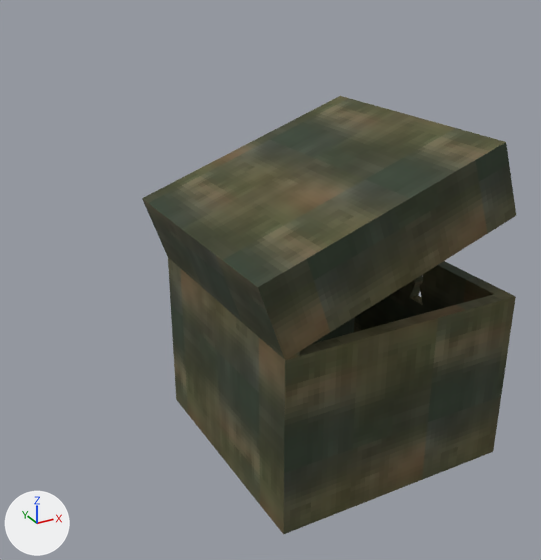
An edit to the glTF model assets/3Dmodels/pandora_box.glb, drawn before and after from the same camera.
Both versions are drawn from a 50 mm lens placed at (-1.91, -2.85, 2.53), pointed at (-0.36, -0.02, 1.12). Lighting does not change. The marker at lower left points along +X, +Y and +Z. Where no turn or scale is listed for an object, it has been applied to the vertices. Vertices at the same position are counted once.

The first picture shows 'pandora_box'.
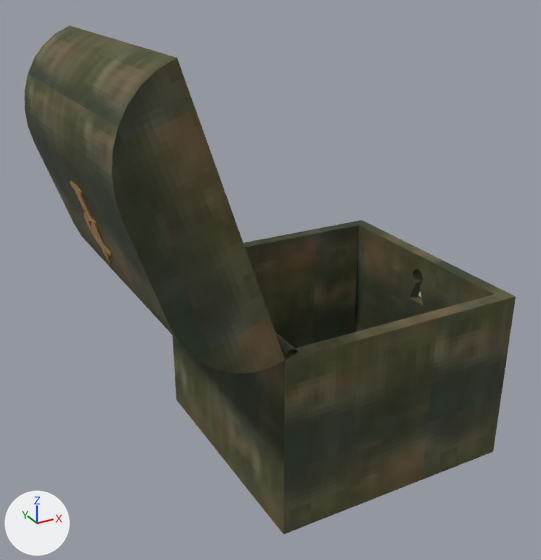
Where the change shows, as pixel boxes (x1, y1, x2, y2) in the pictures (541 x 560 px):
'pandora_box', reshaped (8% narrower, 28% shorter): before (142, 96, 516, 534); after (172, 220, 516, 534)
'pandora_box_top', added: after (25, 25, 285, 374)
    faces in mat_greenwood (picture img_pandoraboxwood): (25, 25, 285, 374)
    faces in mat_doré (picture img_totem): (70, 181, 112, 265)
part 1 of me_cube_006, cut back: before (142, 96, 516, 360)

The change, as a diff of the scene's bpy script:
```diff
--- a/assets/3Dmodels/pandora_box.glb.py
+++ b/assets/3Dmodels/pandora_box.glb.py
@@ img_totem @@
+img_totem = load_image('Totem', '_unpacked/Totem', 1024, 1024, 'sRGB')
@@ mat_doré @@
+mat_doré = principled_material('doré')
+mat_doré.texture = img_totem
+mat_doré.metallic = 0.627
+mat_doré.roughness = 0.294
@@ me_cube_006 @@
 # used by ob_pandora_box; location = (0.0, 0.0, 0.0)
-me_cube_006.from_pydata(...)  # 210 vertices, 482 faces; spans x -0.74..0.62, y -0.62..0.62, z 0.18..1.8
+me_cube_006.from_pydata(...)  # 196 vertices, 396 faces; spans x -0.62..0.62, y -0.62..0.62, z 0.18..1.1
+# me_cube_006 part 1
+# 14 vertices are removed from x -0.74..0.55, y -0.62..0.62, z 1.08..1.8
+# 93 faces are deleted
+# 7 new faces join them
 me_cube_006.materials.append(mat_greenwood)
@@ me_cube_018 @@
+me_cube_018.from_pydata(...)  # 2367 vertices, 4703 faces; spans x -0.629..0.0, y -0.618..0.618, z -0.015..1.172
+# faces by material slot: [199, 4504]
+me_cube_018.materials.append(mat_greenwood)  # picture img_pandoraboxwood
+me_cube_018.materials.append(mat_doré)  # picture img_totem
@@ ob_pandora_box_top @@
+ob_pandora_box_top = bpy.data.objects.new('pandora_box_top', me_cube_018)
+ob_pandora_box_top.location = (-0.617, 0.0, 1.057)
```
